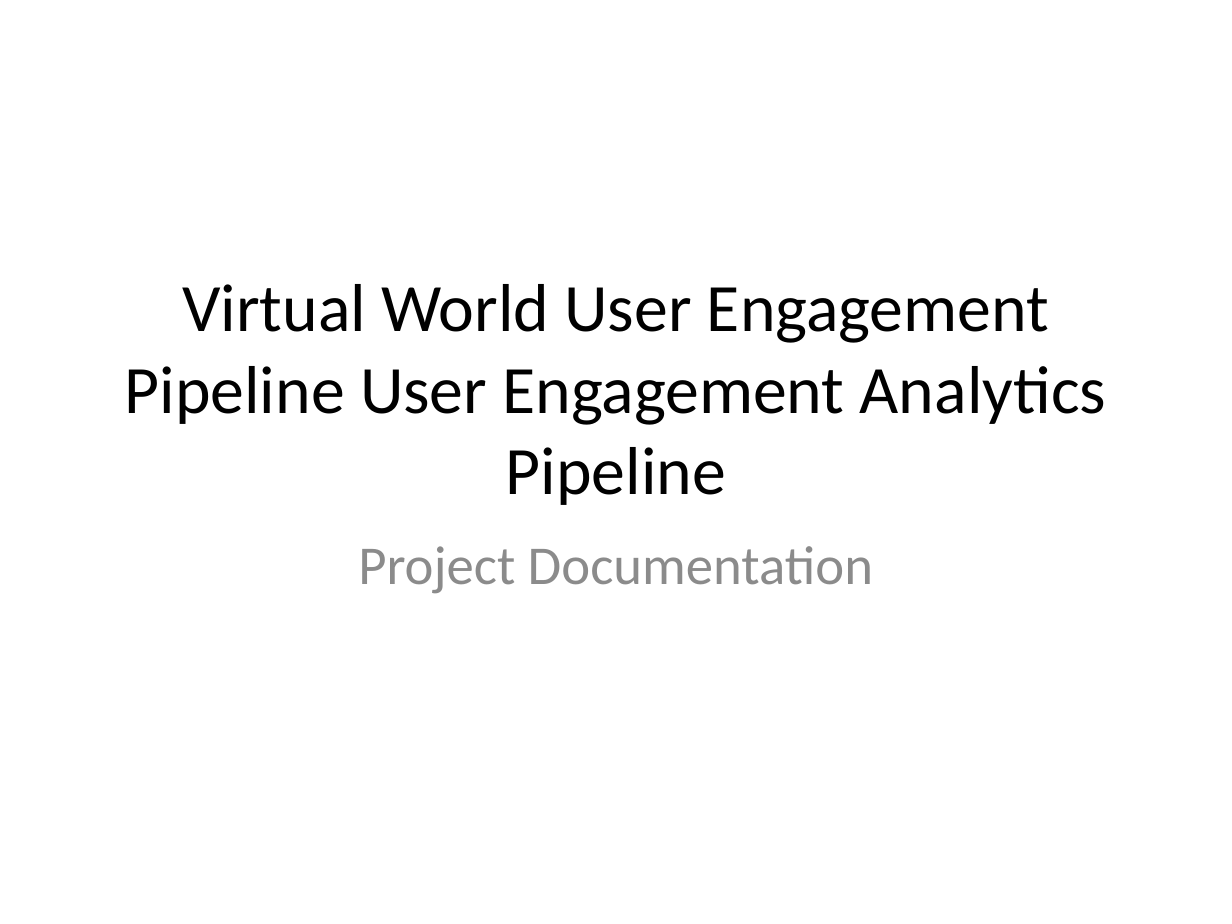
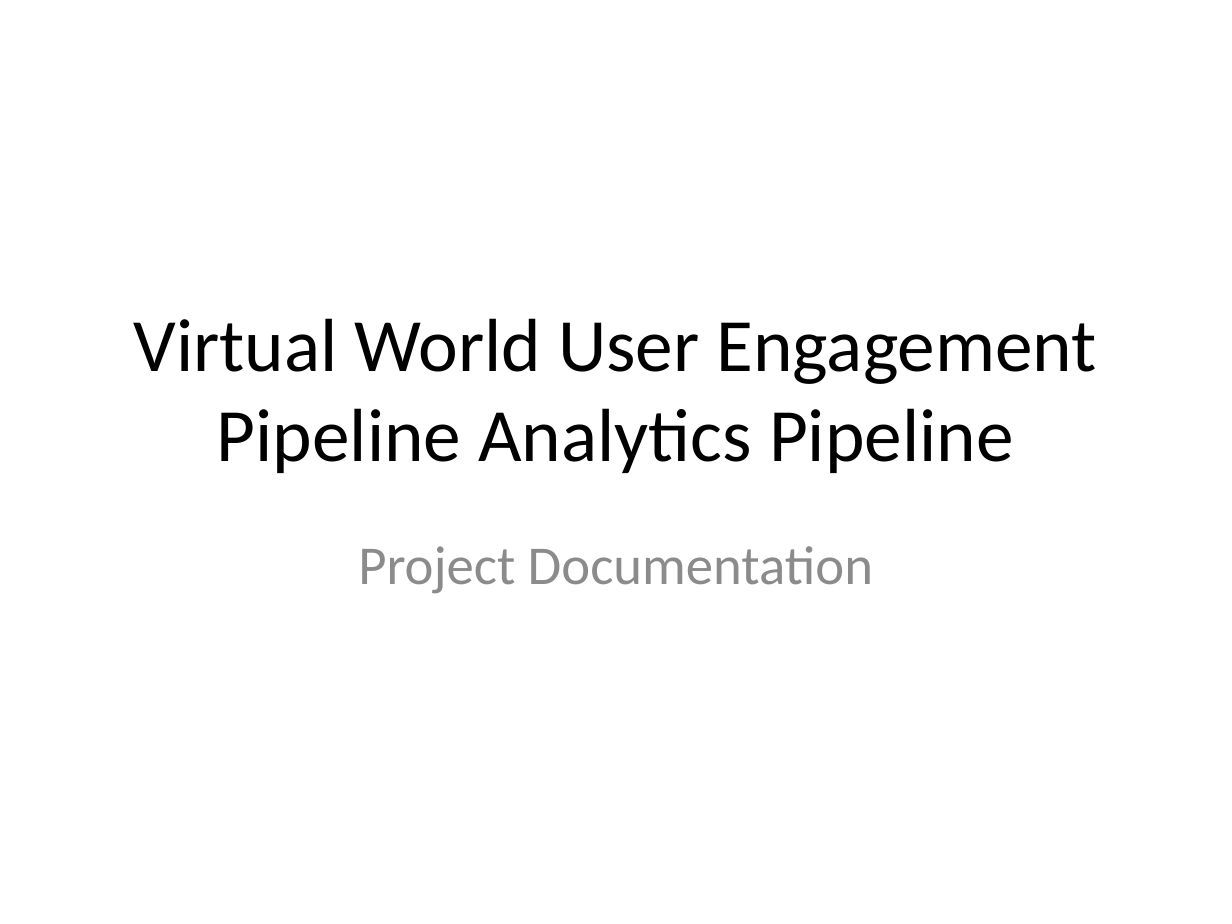
Before and after one commit to Tsocode/virtual-world-user-engagement-pipeline, a slide deck: slide 1 of Virtual World User Engagement Pipeline_Analytics_Project_Presentation_Structure.pptx. Drawn at 1232x924 pixels with LibreOffice and Linux fonts; fonts in the diff are those of the drawing. Boxes give left, top, right and bottom in pixels: in the first picture for what was removed or moved away, otherwise in the second. Text is boxed around its words. In the diff, an @@ line names an element or a change of style, - is before the commit and + after.

```diff
--- a/Virtual World User Engagement Pipeline_Analytics_Project_Presentation_Structure.pptx
+++ b/Virtual World User Engagement Pipeline_Analytics_Project_Presentation_Structure.pptx
@@ title at box(134, 318, 1097, 473): text changed; size 39.6 to 44 pt @@
-Virtual World User Engagement Pipeline User Engagement Analytics Pipeline
+Virtual World User Engagement Pipeline Analytics Pipeline
```
